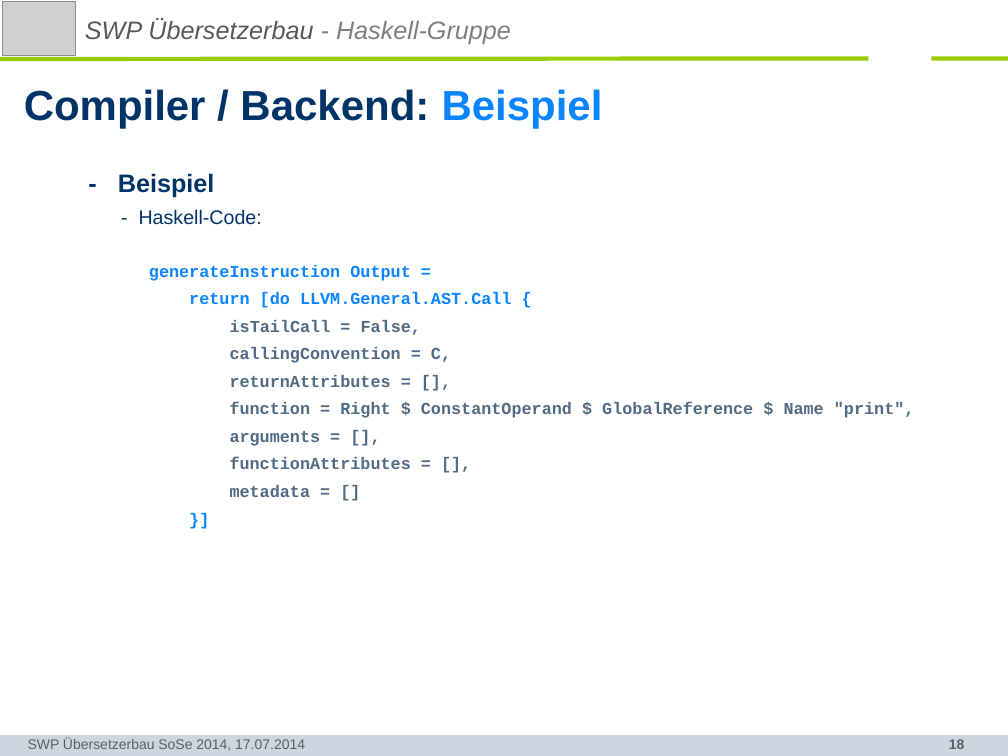
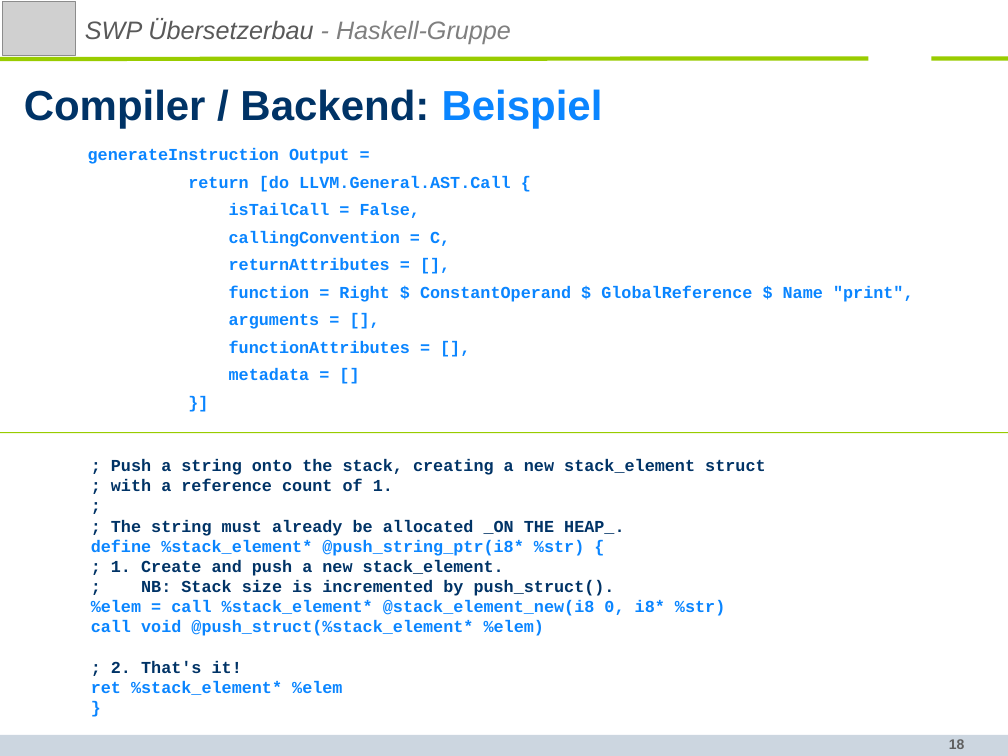
Before and after one commit to SWP-Ubau-SoSe2014-Haskell/SWPSoSe14, a slide deck: slide 18 of documentation/SWPSoSe14MS3.ppt. Drawn at 1008x756 pixels with LibreOffice and Linux fonts; fonts in the diff are those of the drawing; grey boxes stand for pictures; background and template pictures are left out. Boxes give left, top, right and bottom in pixels: in the first picture for what was removed or moved away, otherwise in the second. Text is boxed around its words. In the diff, an @@ line names an element or a change of style, - is before the commit and + after.

```diff
--- a/documentation/SWPSoSe14MS3.ppt
+++ b/documentation/SWPSoSe14MS3.ppt
@@ text "generateInstruction Output =": place and size @@
-text "generateInstruction Output =" at <box>118,173,915,497</box>
+text "generateInstruction Output =" at <box>88,148,914,380</box>
@@ text at <box>118,173,262,225</box>: paragraphs removed @@
-- Beispiel
-- Haskell-Code:
@@ text at <box>229,203,914,380</box>: text colour #516B85 to #0A85FF in "isTailCall = False,", "callingConvention = C,", "returnAttributes = [],", "function = Right $ ConstantOperand $ GlobalReference ..." and 3 more places @@
@@ line added from (0, 432) to (1008, 432), #98CC00 0.74 pt @@
@@ text added at <box>91,459,765,695</box>, 12 pt, text #003366, bold @@
+; Push a string onto the stack, creating a new stack_element struct
+; with a reference count of 1.
+;
+; The string must already be allocated _ON THE HEAP_.
+define %stack_element* @push_string_ptr(i8* %str) {
+; 1. Create and push a new stack_element.
+; NB: Stack size is incremented by push_struct().
+%elem = call %stack_element* @stack_element_new(i8 0, i8* %str)
+call void @push_struct(%stack_element* %elem)
+; 2. That's it!
+ret %stack_element* %elem
+}
@@ text removed at <box>28,738,305,751</box> @@
-SWP Übersetzerbau SoSe 2014, 17.07.2014
```
Also in this commit, not shown: 37 other slides changed, 1 other file.
